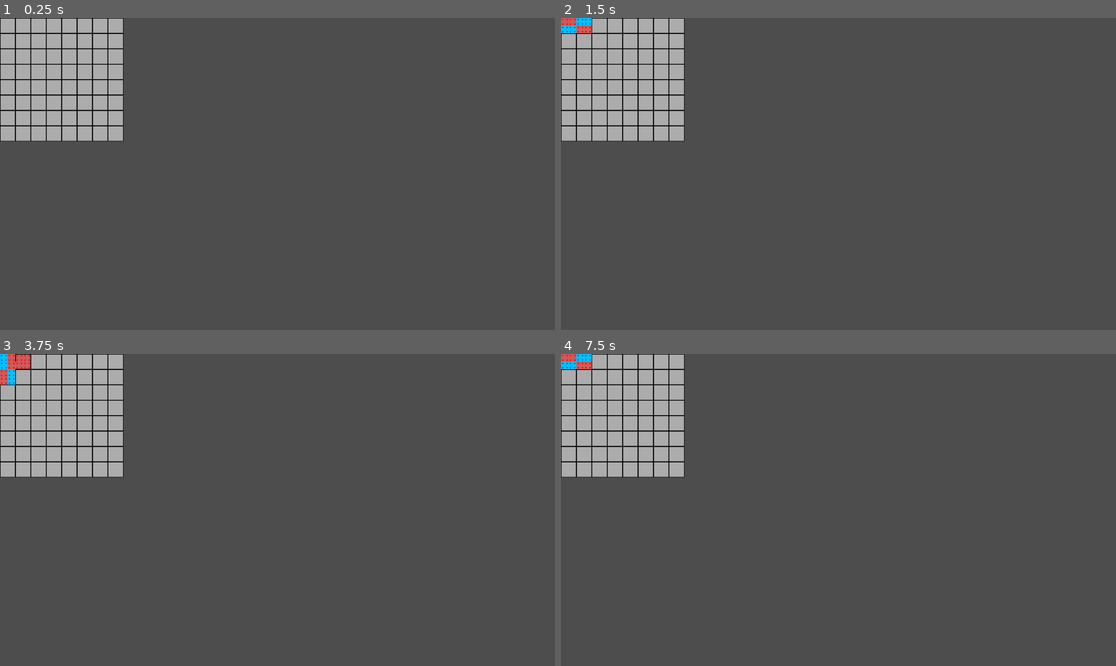
Above: before the commit, frames 1-4 (two rows, left to right).
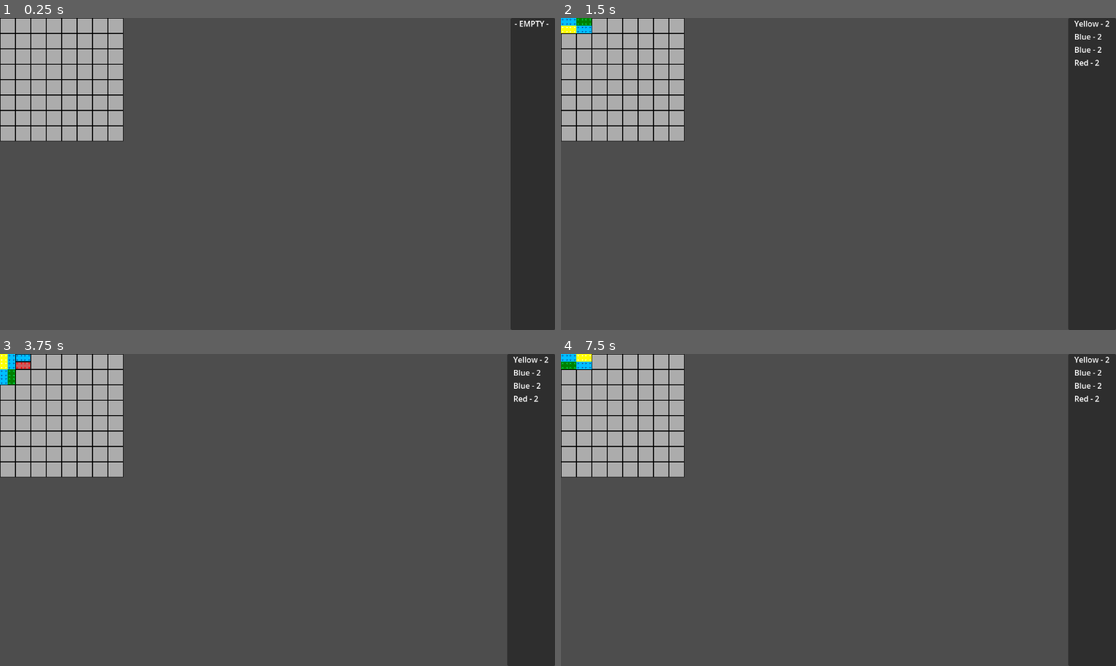
Above: after the commit, the same moments.

Repository: Valalcar/colour-connect
Game: Godot game, scene res://SquaresBoard/SectionBoard/section-board.tscn
Two runs of this game, one before a commit and one after it. Both use one fixed random seed, a clock stepped at 60 frames per second and the inputs below. This scene is started directly instead of the project's main scene.
Inputs (mouse positions are in pixels of both pictures, inside the frame that each line leads up to):
- Up to frame 1 (0.25 s): no input
- Up to frame 2 (1.5 s): tap Enter at 0.5 s; move the mouse to (960, 158) at 0.52 s; hold Right (ui_right) 0.53-1.28 s; click (960, 158) at 0.6 s; tap Space at 1.25 s; move the mouse to (727, 189) at 1.27 s; hold Down (ui_down) from 1.28 s (still down); tap 0 (num0) at 1.35 s
- Up to frame 3 (3.75 s): tap Enter at 2, 3.5 s; move the mouse to (333, 441) at 2.02 s; release Down (ui_down) at 2.03 s; hold Right (ui_right) 2.03-2.78 s; tap 1 (num1) at 2.1 s; tap Space at 2.75 s; move the mouse to (249, 572) at 2.77 s; hold Up (ui_up) 2.78-3.53 s; tap 9 (num9) at 2.85 s; move the mouse to (444, 556) at 3.52 s; hold Left (ui_left) from 3.53 s (still down); right-click (444, 556) at 3.6 s
- Up to frame 4 (7.5 s): tap Escape (esc) at 4.15 s; tap Space at 4.25 s; move the mouse to (672, 463) at 4.27 s; click (672, 463) at 4.35 s; move the mouse to (866, 510) at 5.02 s; release Left (ui_left) at 5.03 s; hold Down (ui_down) 5.03-5.78 s; tap 0 (num0) at 5.1 s; move the mouse to (755, 432) at 5.77 s; hold Right (ui_right) 5.78-6.53 s; tap 1 (num1) at 5.85 s; move the mouse to (960, 494) at 6.52 s; hold Up (ui_up) 6.53-7.28 s; tap 9 (num9) at 6.6 s; move the mouse to (727, 525) at 7.27 s; hold Right (ui_right) from 7.28 s (still down); right-click (727, 525) at 7.35 s

The runs differ from the first frame. In frame 1, 8.0% of the frame differs, in the area x 91-100%, y 0-100%; in frame 2, 8.7%; in frame 3, 8.8%, in the area x 0-100%, y 0-100%; in frame 4, 8.7%.

Commit message:
Added simple HUD to show stats during section building

Diff:
--- /dev/null
+++ b/Global/signal-bus.gd
@@ -0,0 +1 @@
+extends Node
--- a/SquaresBoard/Data/section-color-group.gd
+++ b/SquaresBoard/Data/section-color-group.gd
@@ -1,5 +1,6 @@
 class_name SectionColorGroup
 extends Resource
 
+@export var head_cell: Vector2i
 @export var color: String
 @export var cells_count: int
--- a/SquaresBoard/SectionBoard/pieces_placement_layer.gd
+++ b/SquaresBoard/SectionBoard/pieces_placement_layer.gd
@@ -51,9 +51,9 @@
 	# Borders need to be mapped alongside neighbors, while groups don't
 	remap_borders(new_cells)
 
-	build_groups_dic()
+	build_groups_list()
 
-func build_groups_dic() -> void:
+func build_groups_list() -> void:
 	const CELL_COLOUR_MAP = {
 		Vector2i(0, 0): "Red",
 		Vector2i(1, 1): "Green",
@@ -61,13 +61,14 @@
 		Vector2i(0, 1): "Yellow"
 	}
 	var groups_results : Array[SectionColorGroup] = []
-	for g in color_groups:
-		var atlas = get_cell_atlas_coords(g)
+	for group_head_cell in color_groups:
+		var atlas = get_cell_atlas_coords(group_head_cell)
 		var color = CELL_COLOUR_MAP[atlas]
-		var s = color_groups[g].size()
+		var group_size = color_groups[group_head_cell].size()
 		var group_result = SectionColorGroup.new()
+		group_result.head_cell = group_head_cell
 		group_result.color = color
-		group_result.cells_count = s
+		group_result.cells_count = group_size
 		groups_results.push_back(group_result)
 	grouping_recalculated.emit(groups_results)
 
--- a/SquaresBoard/SectionBoard/section-board.gd
+++ b/SquaresBoard/SectionBoard/section-board.gd
@@ -109,7 +109,7 @@
 	[[0, 0, 1, 1],[2, 2, 3, 3]],
 	[[0, 1, 1, 2],[0, 3, 3, 2]]
 	]
-	var colour_options = ["R", "B"]#["R", "G", "B", "Y"]
+	var colour_options = ["R", "G", "B", "Y"]
 	var selected_colours = []
 	for i in range(4):
 		selected_colours.push_back(colour_options.pick_random())
--- a/SquaresBoard/SectionBoard/section-board.tscn
+++ b/SquaresBoard/SectionBoard/section-board.tscn
@@ -7,6 +7,7 @@
 [ext_resource type="Texture2D" uid="uid://cphkikw2okayf" path="res://Assets/borders_16.png" id="4_qce67"]
 [ext_resource type="Script" path="res://SquaresBoard/SectionBoard/border_layer.gd" id="5_v1q04"]
 [ext_resource type="Script" path="res://SquaresBoard/SectionBoard/pieces_placement_layer.gd" id="5_waif8"]
+[ext_resource type="Script" path="res://SquaresBoard/SectionBoard/section_hud.gd" id="8_1oc04"]
 
 [sub_resource type="TileSetAtlasSource" id="TileSetAtlasSource_px684"]
 texture = ExtResource("2_4usjl")
@@ -60,6 +61,26 @@
 [node name="SectionBoard" type="Node2D"]
 script = ExtResource("1_b8pw8")
 
+[node name="SectionHud" type="CanvasLayer" parent="."]
+script = ExtResource("8_1oc04")
+
+[node name="PanelContainer" type="PanelContainer" parent="SectionHud"]
+custom_minimum_size = Vector2(8, 0)
+anchors_preset = 11
+anchor_left = 1.0
+anchor_right = 1.0
+anchor_bottom = 1.0
+grow_horizontal = 0
+grow_vertical = 2
+
+[node name="StatsVBoxContainer" type="VBoxContainer" parent="SectionHud/PanelContainer"]
+layout_mode = 2
+size_flags_horizontal = 8
+
+[node name="Label" type="Label" parent="SectionHud/PanelContainer/StatsVBoxContainer"]
+layout_mode = 2
+text = "  - EMPTY -   "
+
 [node name="BackgroundLayer" type="TileMapLayer" parent="."]
 tile_map_data = PackedByteArray("AAAAAAAAAgAAAAAAAAABAAEAAgAAAAAAAAABAAIAAgAAAAAAAAACAAIAAgAAAAAAAAACAAMAAgAAAAAAAAADAA …(4144 unchanged characters)…
 tile_set = SubResource("TileSet_xb1h3")
--- /dev/null
+++ b/SquaresBoard/SectionBoard/section_hud.gd
@@ -0,0 +1,19 @@
+extends CanvasLayer
+
+@onready var stats_container: VBoxContainer = $PanelContainer/StatsVBoxContainer
+@onready var pieces_placement_layer: PiecesPlacementLayer = $"../PiecesPlacementLayer"
+
+func _ready() -> void:
+	if !pieces_placement_layer.ready:
+		await pieces_placement_layer.read
+	pieces_placement_layer.grouping_recalculated.connect(show_stats)
+
+func show_stats(stats: Array[SectionColorGroup]) -> void:
+	for stat in stats_container.get_children():
+		stats_container.remove_child(stat)
+
+	var labels: Array[Label] = []
+	for group in stats:
+		var stat_label = Label.new()
+		stat_label.text = "   " + group.color + " - " + str(group.cells_count) + "   "
+		stats_container.add_child(stat_label)
--- a/SquaresBoard/planet-board.gd
+++ b/SquaresBoard/planet-board.gd
@@ -103,7 +103,8 @@
 	drawn_squares_layer.set_pattern(2*opened_section_data.cell_start + section_start, section_pattern)
 
 func close_section():
-	opened_section.queue_free()
-	section_panel.visible = false
-	panel.visible = false
-	camera_2d.adapt_to_view(Vector2.ZERO)
+	if is_instance_valid(opened_section):
+		opened_section.queue_free()
+		section_panel.visible = false
+		panel.visible = false
+		camera_2d.adapt_to_view(Vector2.ZERO)
Not shown: 1 places in SquaresBoard/SectionBoard/section-board.tscn that only renumber resources
